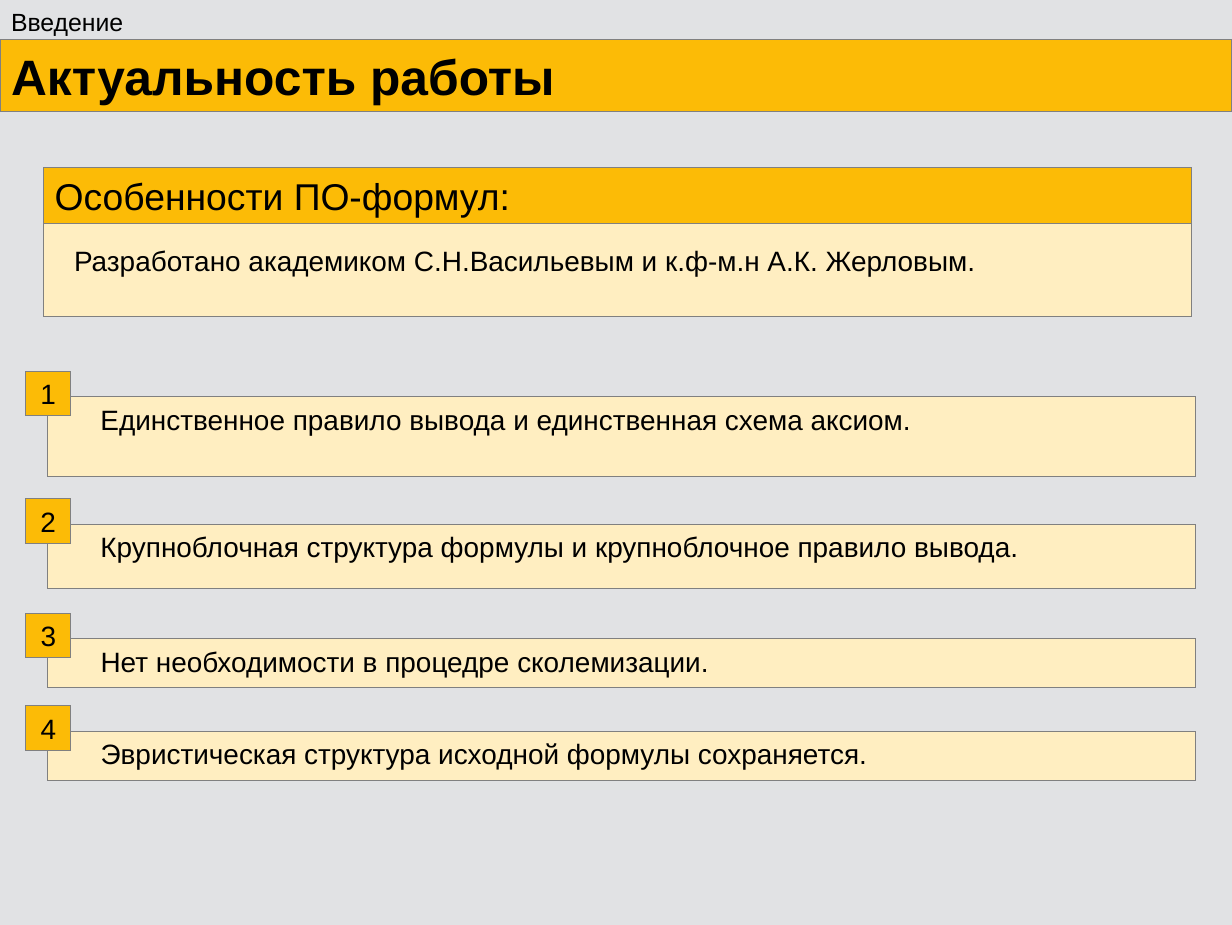
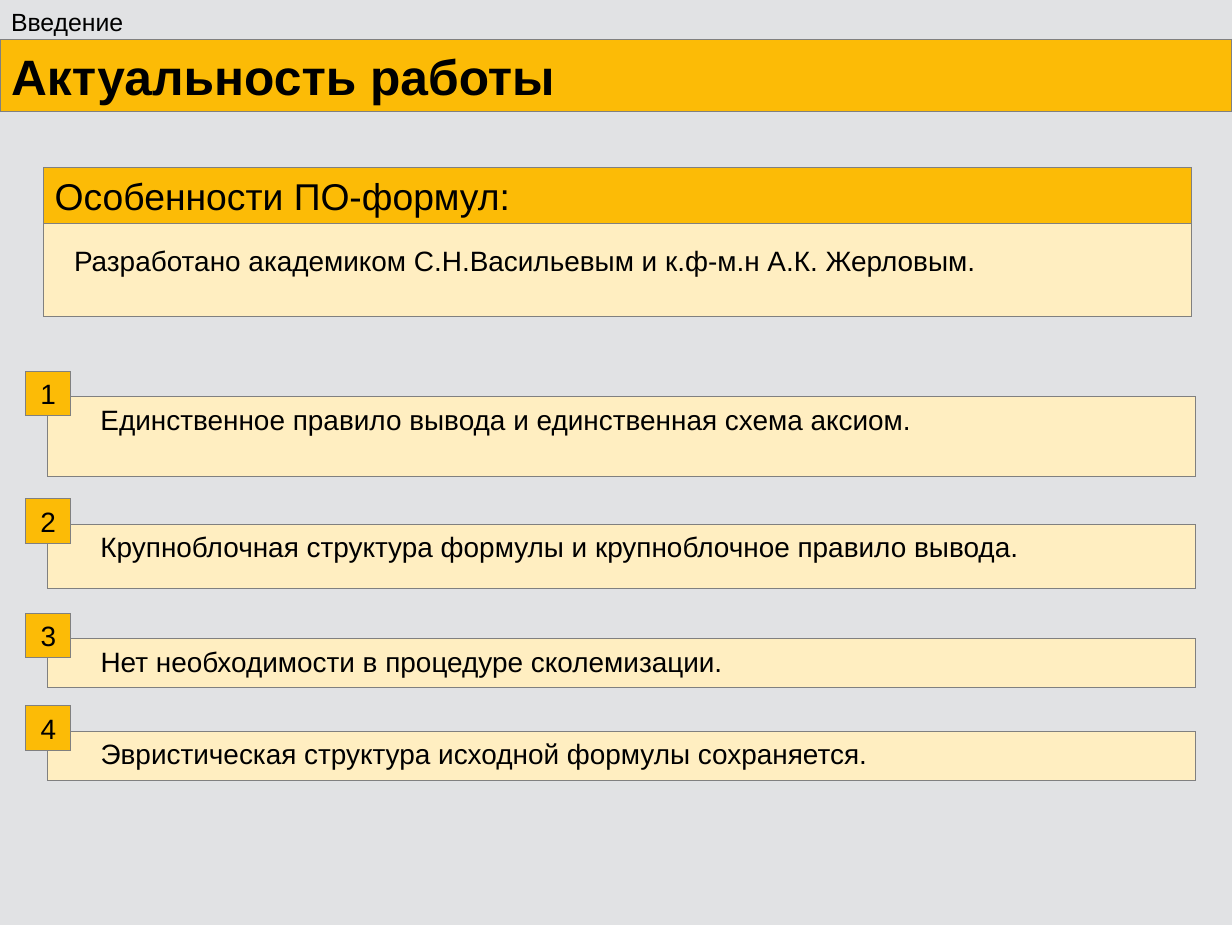
Before and after one commit to eugeneai/prisnif, a slide deck: slide 3 of brick/pres/pacman.odp. Drawn at 1232x925 pixels with LibreOffice and Linux fonts; fonts in the diff are those of the drawing. Boxes give left, top, right and bottom in pixels: in the first picture for what was removed or moved away, otherwise in the second. Text is boxed around its words. In the diff, an @@ line names an element or a change of style, - is before the commit and + after.

Commit message:
презентация

```diff
--- a/brick/pres/pacman.odp
+++ b/brick/pres/pacman.odp
@@ text at (101,651,722,677): text changed @@
-Нет необходимости в процедре сколемизации.
+Нет необходимости в процедуре сколемизации.
```
